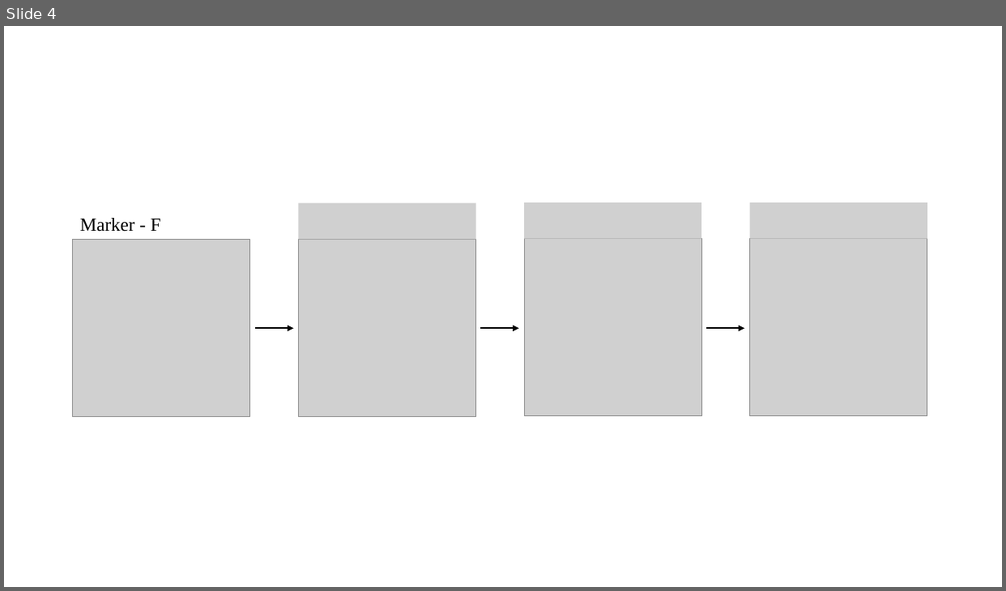
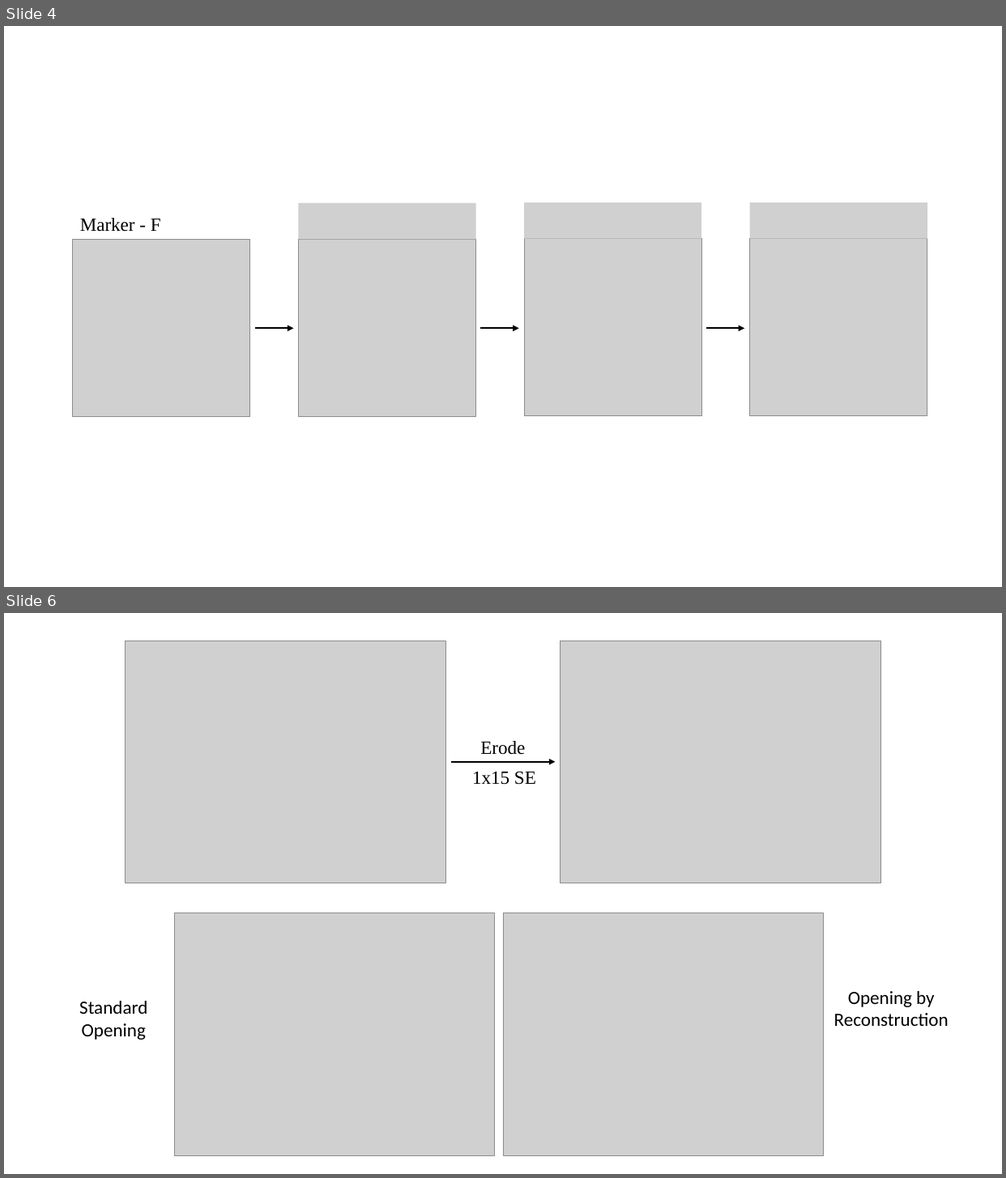
Before and after one commit to ChristianSieh/PointProcessing, a slide deck: Images/Presentation/Matt_Slides.pptx. Shown one above the other, each under a label of ours: slide 4 before the commit, slides 4 and 6 after it; the slides between them are not shown. The pictures are 1006x591 and 1006x1178 pixels, drawn with LibreOffice and Linux fonts; fonts in the diff are those of the drawing; grey boxes stand for pictures. Boxes give left, top, right and bottom in pixels: in the first picture for what was removed or moved away, otherwise in the second. Text is boxed around its words. In the diff, an @@ line names an element or a change of style, - is before the commit and + after.

Commit message:
Added Opening by Reconstruction

```diff
--- a/Images/Presentation/Matt_Slides.pptx
+++ b/Images/Presentation/Matt_Slides.pptx
@@ slide 6 added at [4, 613, 1002, 1174], background #FFFFFF @@
@@ picture added at [126, 641, 445, 884] @@
@@ picture added at [560, 641, 880, 884] @@
@@ text added at [480, 741, 525, 755], 18 pt, text #000000 @@
+Erode
@@ arrow added from (451, 762) to (555, 762), #000000 1.5 pt @@
@@ text added at [472, 771, 536, 785], 18 pt, text #000000 @@
+1x15 SE
@@ picture added at [174, 914, 494, 1156] @@
@@ picture added at [503, 914, 824, 1156] @@
@@ text added at [79, 1001, 147, 1040], 18 pt, text #000000 @@
+Standard Opening
@@ text added at [834, 991, 948, 1026], 18 pt, text #000000 @@
+Opening by
+Reconstruction
```
Also in this commit, not shown: 1 other slide added.
